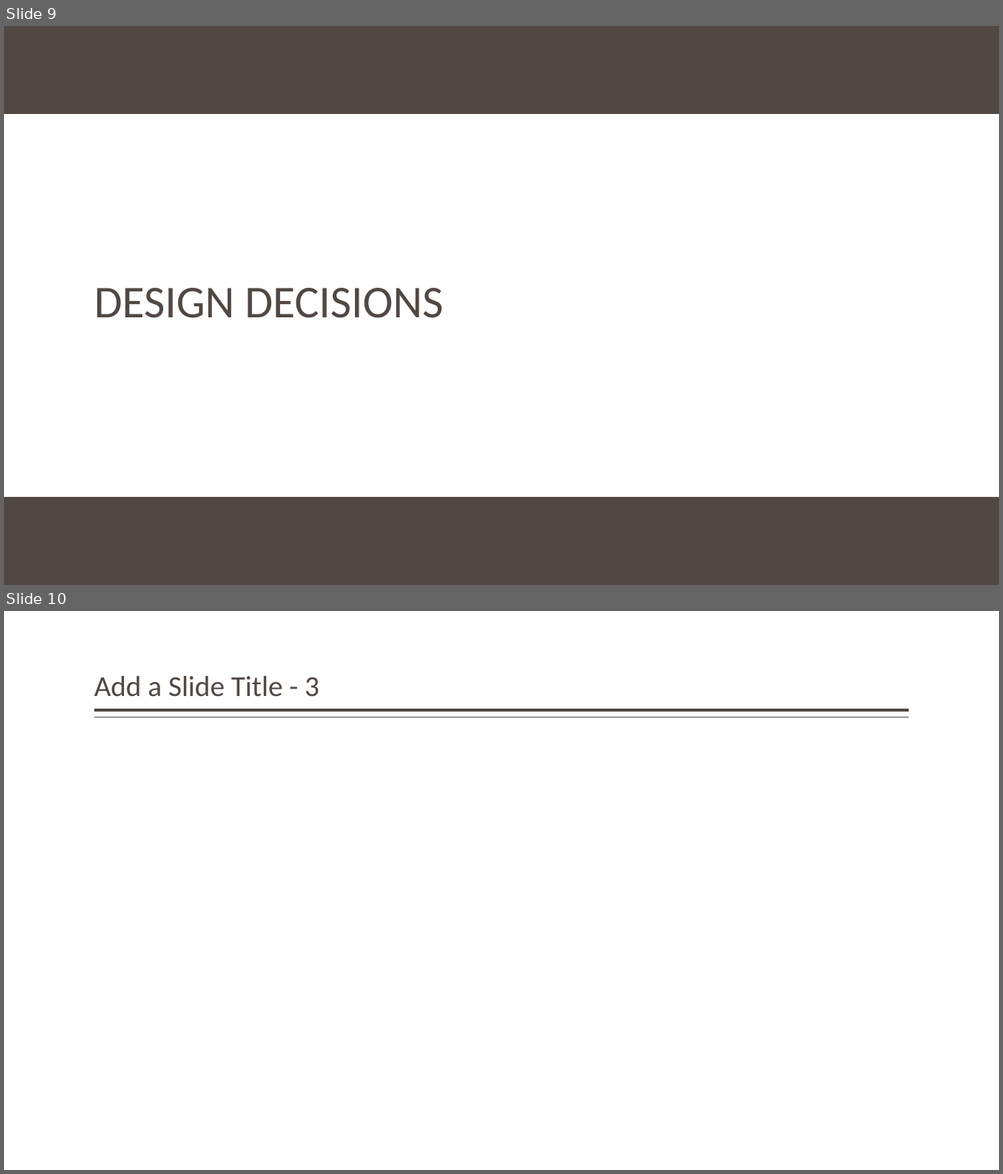
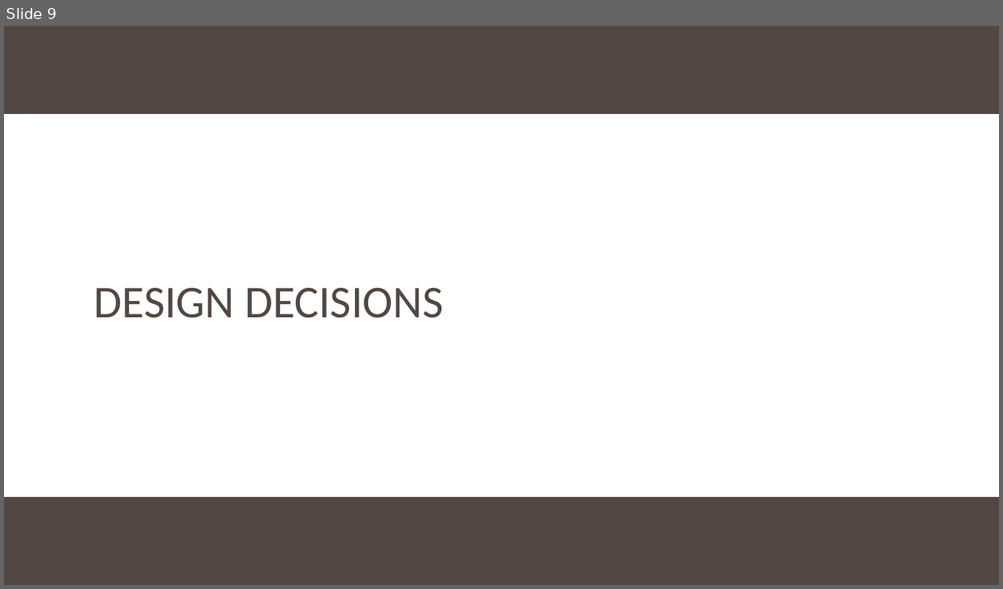
Before and after one commit to StateControlled/SE450_Final_Project, a slide deck: Final Project.pptx. Shown one above the other, each under a label of ours: slides 9 and 10 before the commit, slide 9 after it. The pictures are 1003x1174 and 1003x589 pixels, drawn with LibreOffice and Linux fonts; fonts in the diff are those of the drawing; background and template pictures are left out. Boxes give left, top, right and bottom in pixels: in the first picture for what was removed or moved away, otherwise in the second. Text is boxed around its words. In the diff, an @@ line names an element or a change of style, - is before the commit and + after.

```diff
--- a/Final Project.pptx
+++ b/Final Project.pptx
@@ slide 10 removed at box(4, 611, 999, 1170), background #FFFFFF @@
@@ title removed at box(94, 675, 319, 697) @@
-Add a Slide Title - 3
@@ line removed from (909, 710) to (94, 710) @@
@@ line removed from (909, 718) to (94, 718) @@
```
Also in this commit, not shown: 6 slides added, 4 other slides removed, 19 other files.
